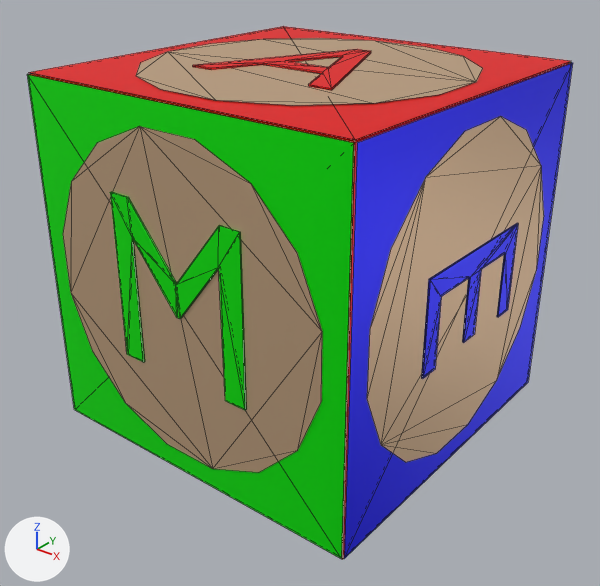
Two versions of the COLLADA model meshes/cube_2.dae, one commit apart.
One viewpoint serves both versions: a 50 mm lens placed at (0.061, -0.0778, 0.0412), pointed at (0.0009, -0.0027, -0.0053). Every picture has the same lights, and +X, +Y and +Z are marked at lower left. Mesh edges are drawn as thin lines.
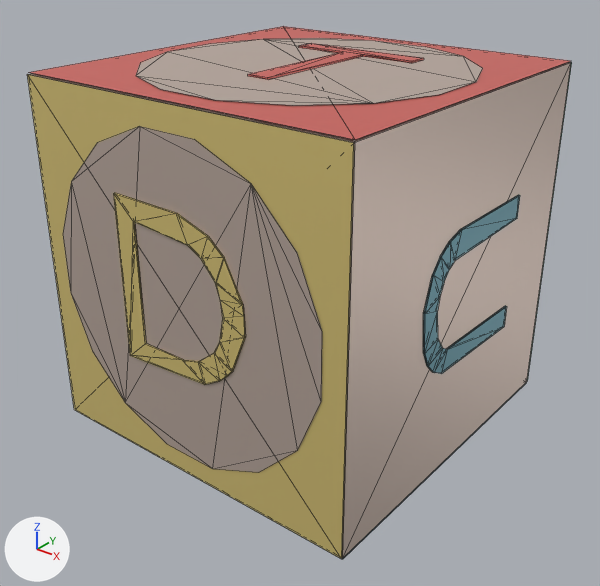
Commit message: updated cubes

The change, as a diff of the scene's bpy script:
```diff
--- a/meshes/cube_2.dae.py
+++ b/meshes/cube_2.dae.py
@@ mat_red @@
 mat_red = principled_material('Red')
-mat_red.base_color = (1.0, 0.0, 0.0)  # red #ff0000
+mat_red.base_color = (0.776, 0.176, 0.153)  # red #e4746d
 mat_red.metallic = 0.5
@@ mat_wood @@
 mat_wood = principled_material('Wood')
-mat_wood.base_color = (0.65, 0.45, 0.28)  # beige #d3b390
+mat_wood.base_color = (0.62, 0.506, 0.443)  # light grey #cebdb2
 mat_wood.metallic = 0.5
@@ mat_blue @@
 mat_blue = principled_material('Blue')
-mat_blue.base_color = (0.0, 1.0, 0.0)  # green #00ff00
+mat_blue.base_color = (0.11, 0.271, 0.325)  # cyan #5d8e9a
 mat_blue.metallic = 0.5
@@ mat_green @@
 mat_green = principled_material('Green')
-mat_green.base_color = (0.0, 0.0, 1.0)  # blue #0000ff
+mat_green.base_color = (0.0824, 0.431, 0.275)  # green #51af8f
 mat_green.metallic = 0.5
@@ mat_yellow @@
+mat_yellow = principled_material('Yellow')
+mat_yellow.base_color = (0.855, 0.69, 0.247)  # yellow #eed888
+mat_yellow.metallic = 0.5
@@ me_cube_003 @@
 # used by ob_cube; location = (0.0, 0.0, 0.0)
-me_cube_003.from_pydata(...)  # 234 vertices, 304 faces; spans x -0.0228..0.023, y -0.023..0.023, z -0.023..0.023
+me_cube_003.from_pydata(...)  # 263 vertices, 410 faces; spans x -0.0225..0.0228, y -0.023..0.023, z -0.023..0.023
+# me_cube_003 part 1: the loose piece of 26 vertices spanning x -0.0095..0.0096, y -0.023..-0.0228, z -0.009..0.0115 is rebuilt with 43 vertices and now spans x -0.009..0.0098, y -0.023..-0.0228, z -0.009..0.0115, in mat_yellow (yellow #eed888)
+# me_cube_003 part 2: the loose piece of 24 vertices spanning x 0.0228..0.023, y -0.009..0.0115, z -0.0066..0.0052 is rebuilt with 42 vertices and now spans x 0.0226..0.0228, y -0.0092..0.0115, z -0.0088..0.0088, in mat_blue (cyan #5d8e9b)
+# me_cube_003 part 3: the loose piece of 22 vertices spanning x -0.01..0.01, y -0.009..0.0116, z 0.0228..0.023 is rebuilt with 16 vertices and now spans x -0.0085..0.0085, y -0.009..0.0115, z 0.0228..0.023
+# me_cube_003 part 4: the loose piece of 16 vertices spanning x 0.0228, y -0.0196..0.0196, z -0.0196..0.0196 is deleted
+# me_cube_003 part 5: the loose piece of 4 vertices spanning x 0.0227, y -0.0225..0.0225, z -0.0225..0.0225 is deleted
+# me_cube_003 part 6
+# 8 vertices are removed from x -0.0015..0.0015, y 0.0228..0.023, z -0.009..0.0115
+# 49 faces are deleted
+# 37 new faces join them, mat_wood (light grey #cebdb2)
+# me_cube_003 part 7: 12 faces spanning x -0.0225..0.0225, y -0.0225..0.0225, z -0.0225..0.0225 switch from mat_red (red #ff0000) to mat_wood (light grey #cebdb2)
+# me_cube_003 part 8: 2 faces spanning x -0.0225..0.0225, y -0.0225..0.0225, z -0.0227 switch from mat_red (red #ff0000) to mat_blue (cyan #5d8e9b)
+# me_cube_003 part 9: 2 faces spanning x -0.0225..0.0225, y 0.0227, z -0.0225..0.0225 switch from mat_blue (green #00ff00) to mat_green (green #51af8f)
+# me_cube_003 part 10: 2 faces spanning x -0.0225..0.0225, y -0.0227, z -0.0225..0.0225 switch from mat_blue (green #00ff00) to mat_yellow (yellow #eed888)
```

Boxes (x1, y1, x2, y2) around the edits, measured in the pictures (600 x 586 px; the box of a moved part takes in the faces that stretch with it):
'cube', recoloured, reshaped
    before: (27, 26, 573, 559)
    after: (27, 26, 572, 559)
part 1 of me_cube_003, rebuilt (12% shorter)
    before: (110, 192, 246, 410)
    after: (113, 193, 246, 385)
part 2 of me_cube_003, rebuilt (15% taller)
    before: (421, 223, 518, 379)
    after: (423, 195, 520, 374)
part 3 of me_cube_003, rebuilt (12% shorter)
    before: (193, 49, 371, 90)
    after: (248, 43, 424, 79)
part 4 of me_cube_003, deleted (beige)
    before: (367, 116, 544, 462)
part 5 of me_cube_003, deleted (blue)
    before: (344, 63, 573, 559)
part 6 of me_cube_003, moved or reshaped
    both: (71, 39, 476, 469)
part 7 of me_cube_003, recoloured
    both: (29, 62, 571, 558)
part 8 of me_cube_003, recoloured
    after: (342, 383, 526, 559)
part 9 of me_cube_003, recoloured
    after: (527, 62, 572, 381)
part 10 of me_cube_003, recoloured (green to yellow)
    both: (27, 74, 354, 559)
